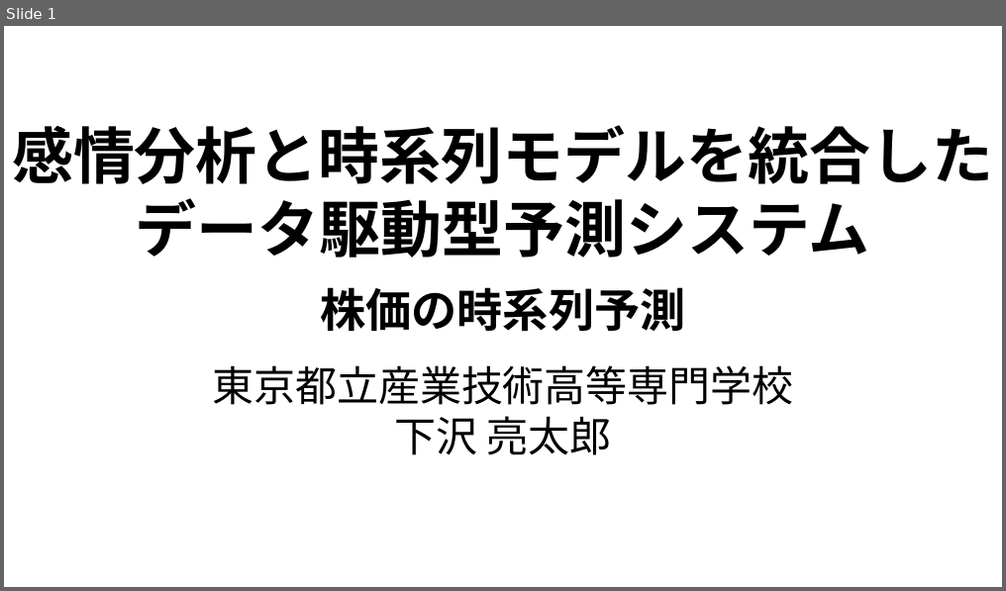
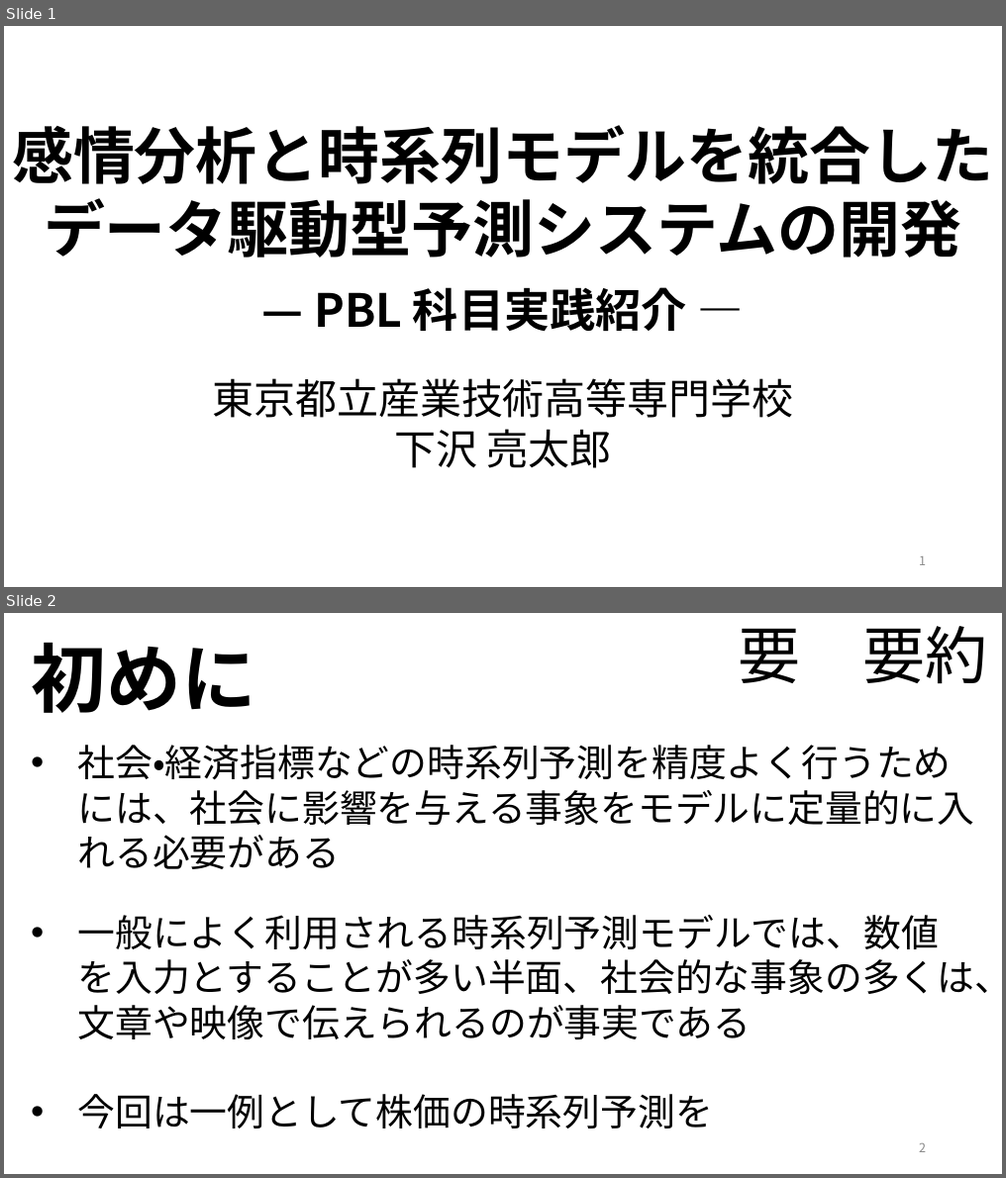
Before and after one commit to ryoww/PBL_stock, a slide deck: 最終報告.pptx. Shown one above the other, each under a label of ours: slide 1 before the commit, slides 1 and 2 after it. The pictures are 1006x591 and 1006x1178 pixels, drawn with LibreOffice and Linux fonts; fonts in the diff are those of the drawing. Boxes give left, top, right and bottom in pixels: in the first picture for what was removed or moved away, otherwise in the second. Text is boxed around its words. In the diff, an @@ line names an element or a change of style, - is before the commit and + after.

```diff
--- a/最終報告.pptx
+++ b/最終報告.pptx
@@ slide 2 added at [4,613,1002,1174], background #FFFFFF @@
@@ text added at [32,642,256,713], 72 pt, text #000000, bold @@
+初めに
@@ text added at [739,626,988,684], 60 pt, text #000000 @@
+要 要約
@@ text added at [77,745,1002,1129], 36 pt, text #000000 @@
+• 社会・経済指標などの時系列予測を精度よく行うためには、社会に影響を与える事象をモデルに定量的に入れる必要がある
+• 一般によく利用される時系列予測モデルでは、数値を入力とすることが多い半面、社会的な事象の多くは、文章や映像で伝えられるのが事実である
+• 今回は一例として株価の時系列予測を
@@ page number added at [919,1144,926,1153], 12 pt, text #8C8C8C @@
+2
@@ slide 1 changed as well @@
@@ text at [44,198,961,258]: text changed @@
-データ駆動型予測システム
+データ駆動型予測システムの開発
@@ text at [314,287,687,332]: text changed @@
-株価の時系列予測
+— PBL 科目実践紹介 —
@@ text "東京都立産業技術高等専門学校": place and size @@
-text "東京都立産業技術高等専門学校" at [212,366,793,456]
+text "東京都立産業技術高等専門学校" at [212,378,793,469]
@@ page number added at [919,557,926,566], 12 pt, text #8C8C8C @@
+1
```
Also in this commit, not shown: 22 other slides changed, 3 other slides added, 2 slides removed, 1 other file.
